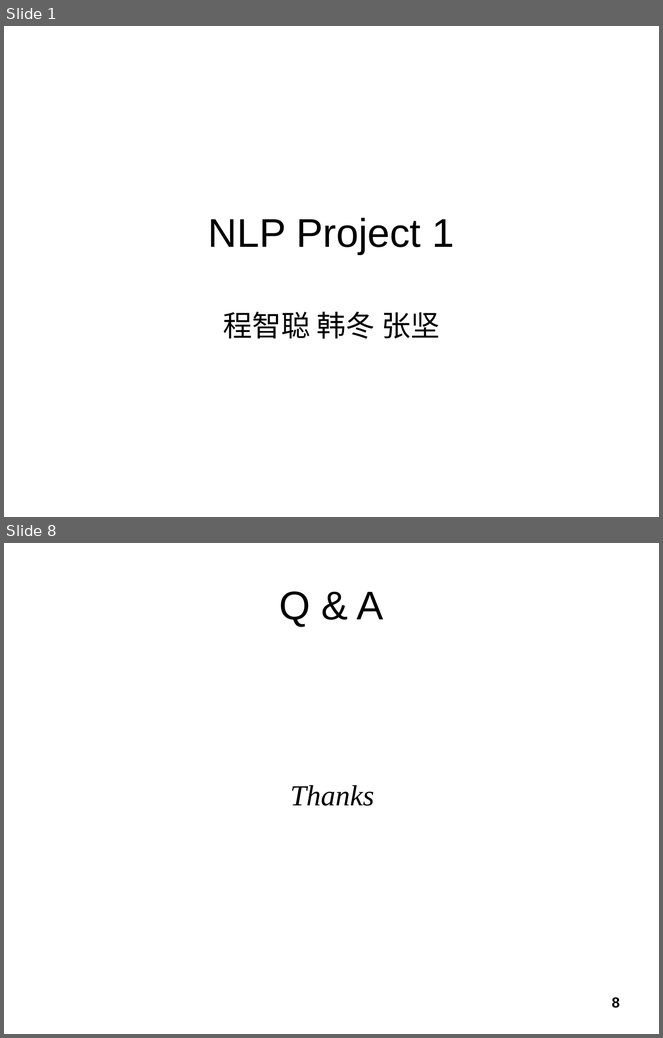
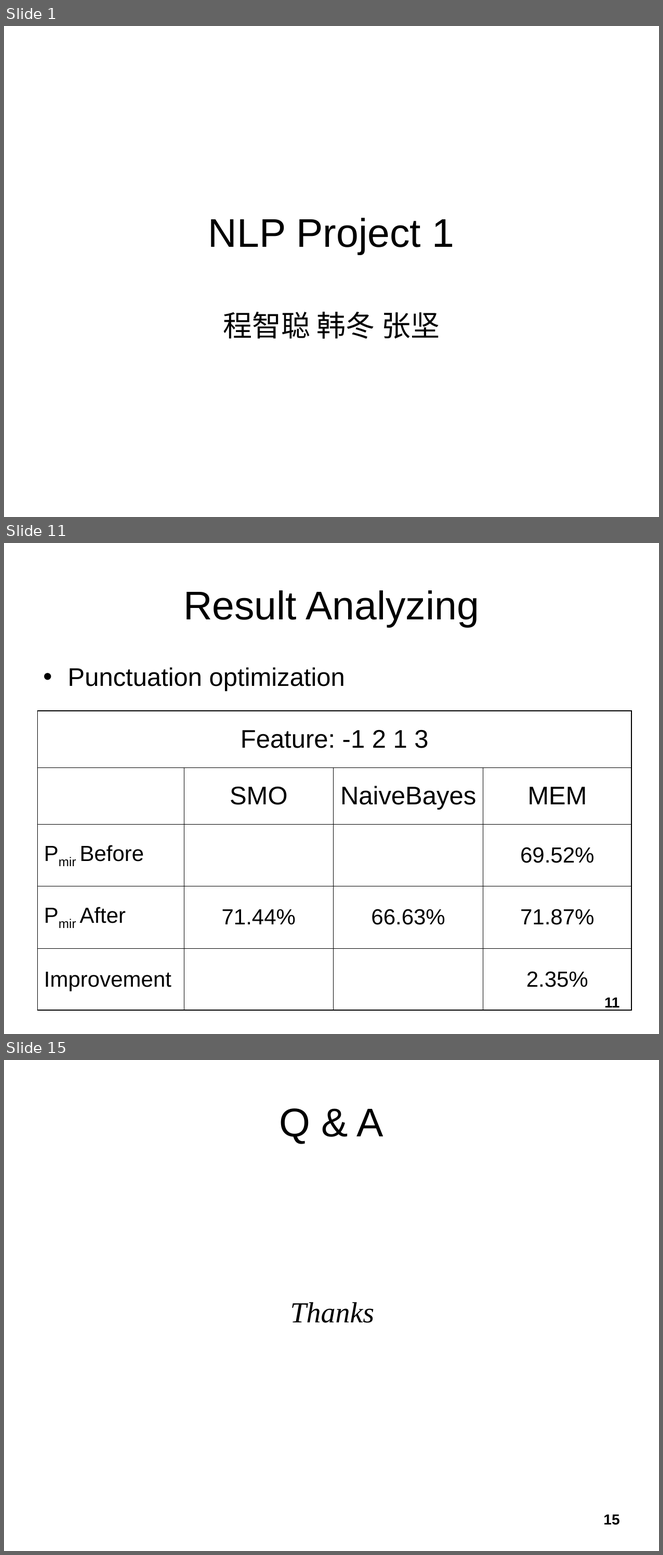
Before and after one commit to tallshort/nlpcourse, a slide deck: reports/NLP Project 1.ppt. Shown one above the other, each under a label of ours: slides 1 and 8 before the commit, slides 1, 11 and 15 after it; the slides between them are not shown. The pictures are 663x1038 and 663x1555 pixels, drawn with LibreOffice and Linux fonts; fonts in the diff are those of the drawing. Boxes give left, top, right and bottom in pixels: in the first picture for what was removed or moved away, otherwise in the second. Text is boxed around its words. In the diff, an @@ line names an element or a change of style, - is before the commit and + after.

```diff
--- a/reports/NLP Project 1.ppt
+++ b/reports/NLP Project 1.ppt
@@ slide 11 added at <box>4,543,659,1034</box>, background #FFFFFF @@
@@ title added at <box>183,590,479,627</box>, 44 pt, text #000000 @@
+Result Analyzing
@@ text added at <box>68,667,345,692</box>, 28 pt, text #000000 @@
+• Punctuation optimization
@@ table added at <box>37,711,631,1010</box>, 5 rows, 4 columns @@
+Feature: -1 2 1 3 |  |  | 
+ | SMO | NaiveBayes | MEM
+Pmir Before |  |  | 69.52%
+Pmir After | 71.44% | 66.63% | 71.87%
+Improvement |  |  | 2.35%
@@ page number added at <box>605,997,620,1011</box>, 16 pt, text #000000, bold @@
+11
@@ what was slide 8 is now slide 15 @@
@@ page number at <box>604,1514,620,1525</box>: text changed @@
-8
+15
```
Also in this commit, not shown: 5 slides changed, 7 other slides added, 1 slide removed.
